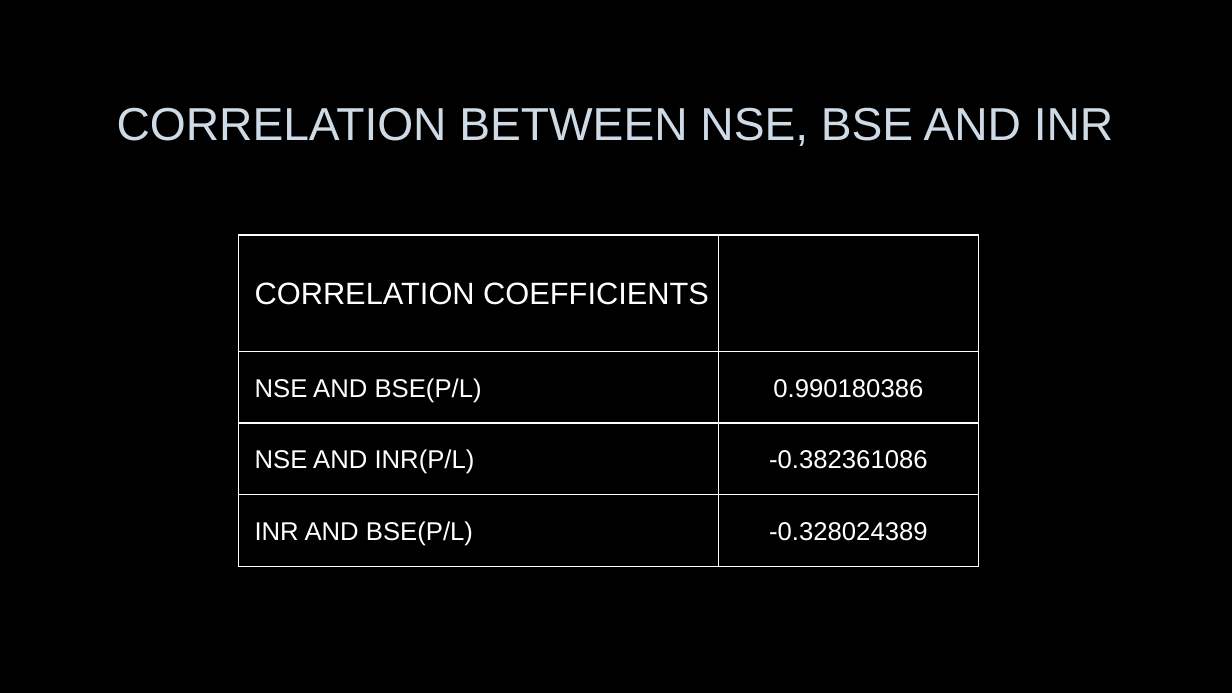
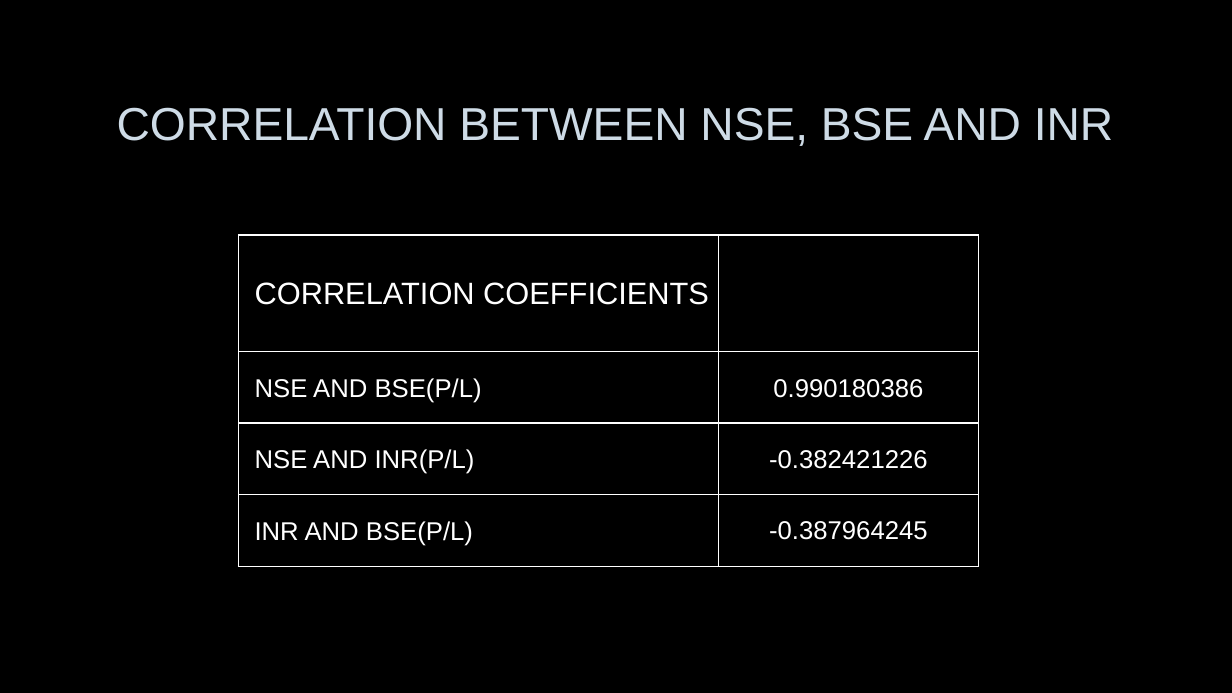
Before and after one commit to abhi-824/probability_stats, a slide deck: slide 17 of ps_project_abhinandan_sharma_2k19mc005_chetan_2k19mc034.pptx. Drawn at 1232x693 pixels with LibreOffice and Linux fonts; fonts in the diff are those of the drawing; background and template pictures are left out. Boxes give left, top, right and bottom in pixels: in the first picture for what was removed or moved away, otherwise in the second. Text is boxed around its words. In the diff, an @@ line names an element or a change of style, - is before the commit and + after.

```diff
--- a/ps_project_abhinandan_sharma_2k19mc005_chetan_2k19mc034.pptx
+++ b/ps_project_abhinandan_sharma_2k19mc005_chetan_2k19mc034.pptx
@@ table at <box>238,235,979,567</box> @@
-row 3, column 2: -0.382361086
+row 3, column 2: -0.382421226
-row 4, column 2: -0.328024389
+row 4, column 2: -0.387964245
```
Also in this commit, not shown: 7 other slides changed, 1 slide added, 1 other file.
